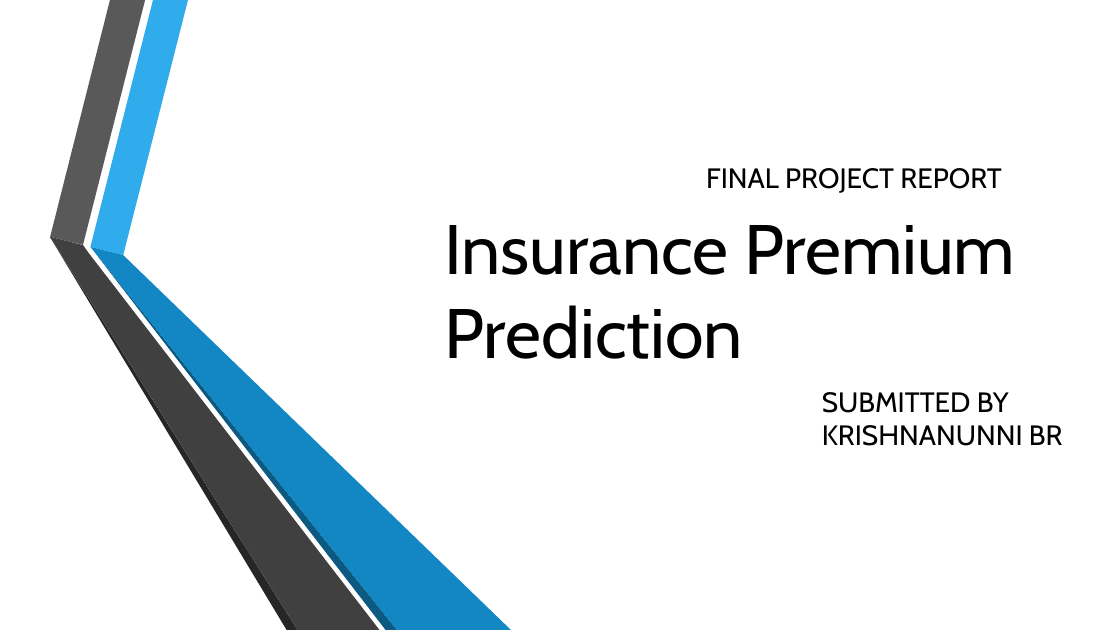
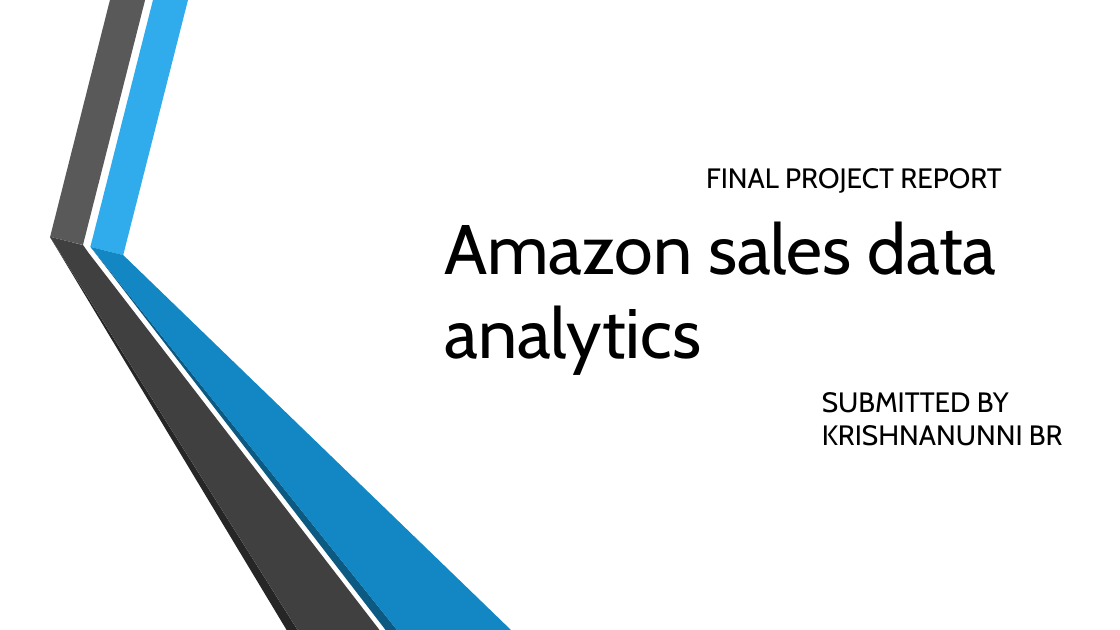
Before and after one commit to krishnan5307/Amazon-sales-data-analytics, a slide deck: slide 1 of Final_Project_Report_amazon_sale_data_analytics.pptx. Drawn at 1120x630 pixels with LibreOffice and Linux fonts; fonts in the diff are those of the drawing; background and template pictures are left out. Boxes give left, top, right and bottom in pixels: in the first picture for what was removed or moved away, otherwise in the second. Text is boxed around its words. In the diff, an @@ line names an element or a change of style, - is before the commit and + after.

```diff
--- a/Final_Project_Report_amazon_sale_data_analytics.pptx
+++ b/Final_Project_Report_amazon_sale_data_analytics.pptx
@@ title at bbox=[444, 221, 996, 374]: text changed @@
-Insurance Premium Prediction
+Amazon sales data analytics
```
Also in this commit, not shown: 1 other file.
